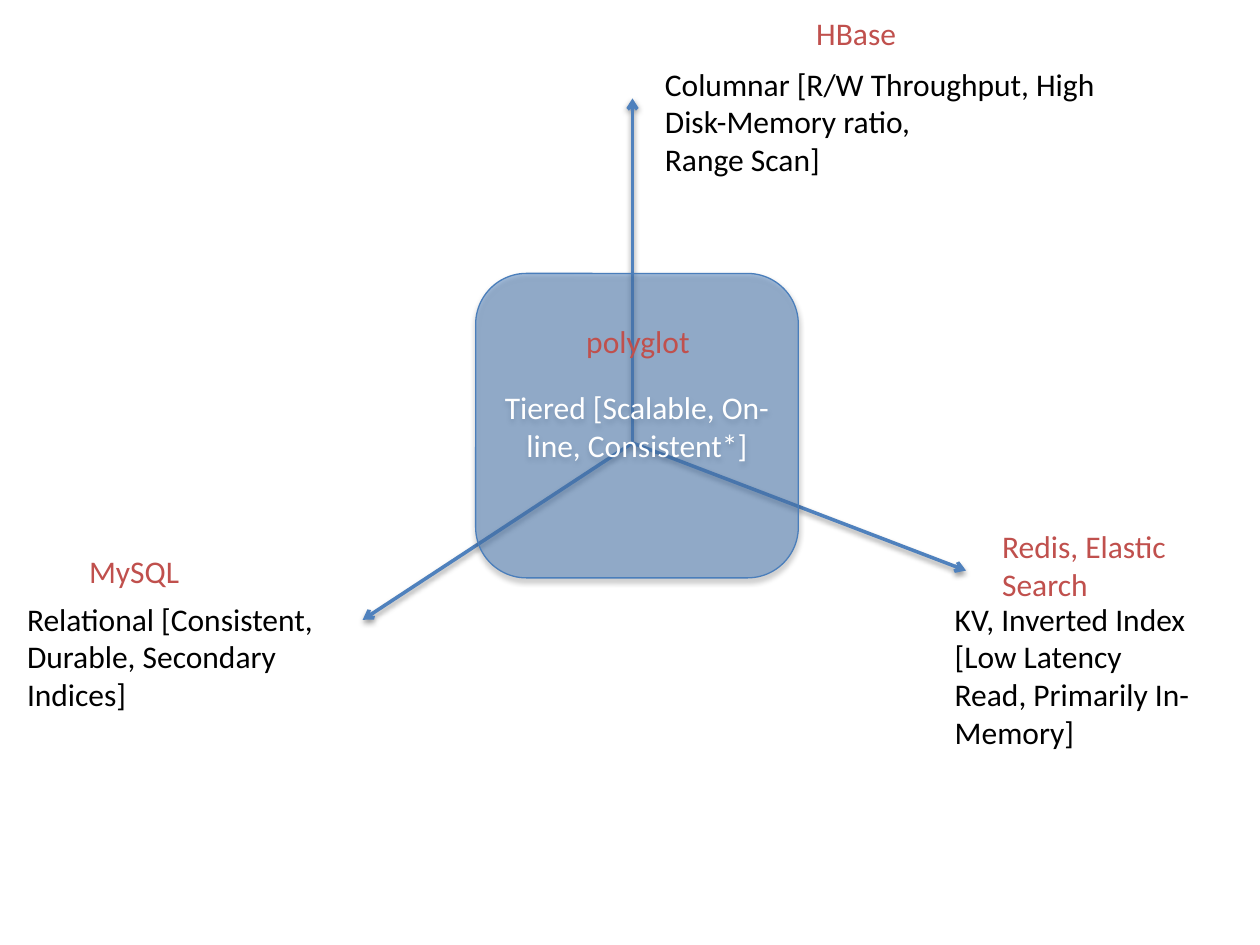
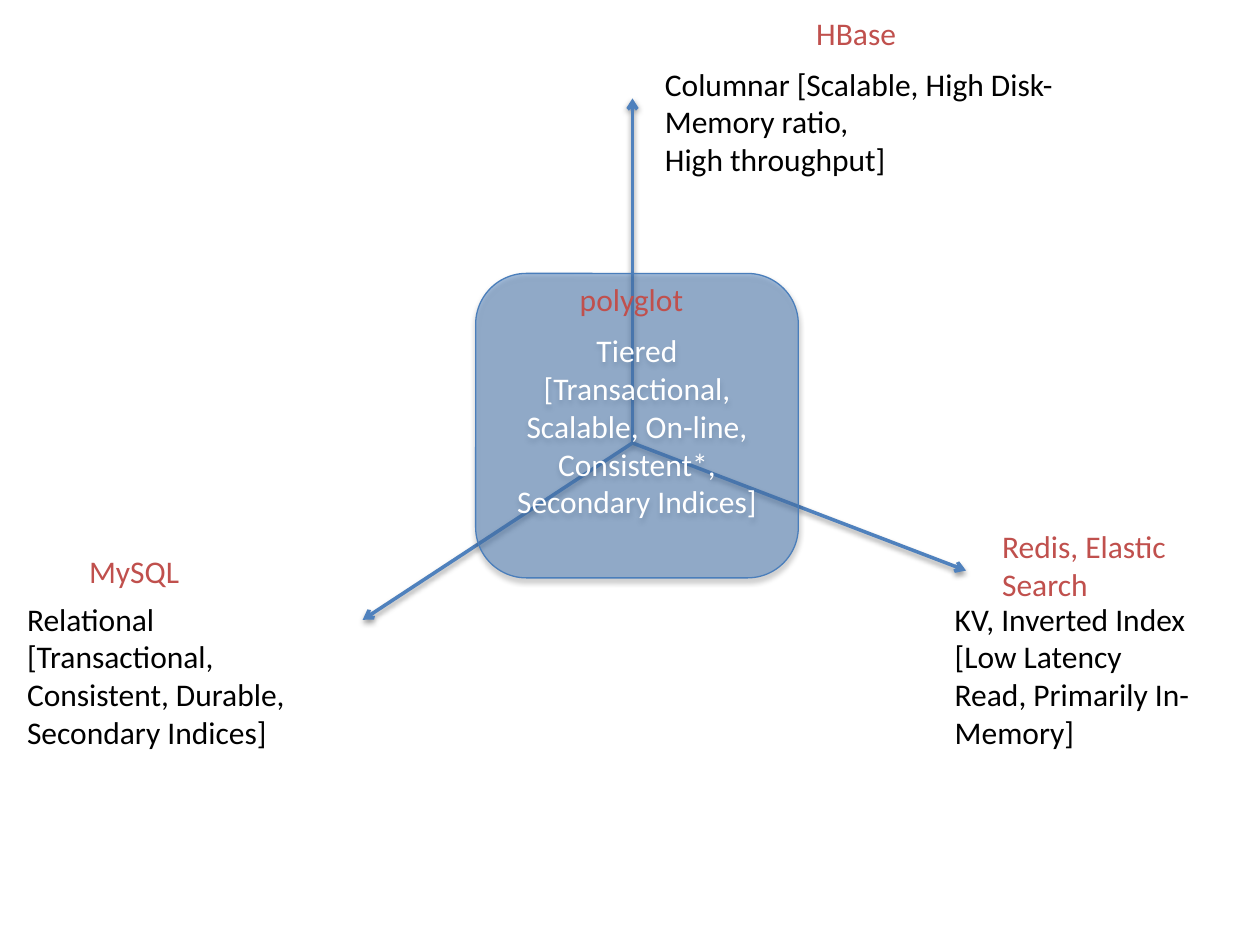
Before and after one commit to flipkart-incubator/polyglot, a slide deck: slide 1 of docs/polyglot_infographic.pptx. Drawn at 1260x945 pixels with LibreOffice and Linux fonts; fonts in the diff are those of the drawing. Boxes give left, top, right and bottom in pixels: in the first picture for what was removed or moved away, otherwise in the second. Text is boxed around its words. In the diff, an @@ line names an element or a change of style, - is before the commit and + after.

```diff
--- a/docs/polyglot_infographic.pptx
+++ b/docs/polyglot_infographic.pptx
@@ text at bbox=[665, 73, 1053, 177]: text changed @@
-Columnar [R/W Throughput, High Disk-Memory ratio,
-Range Scan]
+Columnar [Scalable, High Disk-Memory ratio,
+High throughput]
@@ text "polyglot": place and size @@
-text "polyglot" at bbox=[586, 326, 689, 360]
+text "polyglot" at bbox=[580, 284, 683, 318]
@@ text in rounded rectangle at bbox=[517, 336, 756, 521]: text changed @@
-Tiered [Scalable, On-line, Consistent*]
+Tiered [Transactional, Scalable, On-line, Consistent*, Secondary Indices]
@@ text at bbox=[27, 609, 285, 749]: text changed @@
-Relational [Consistent, Durable, Secondary Indices]
+Relational [Transactional, Consistent, Durable, Secondary Indices]
```
Also in this commit, not shown: 2 other files.
